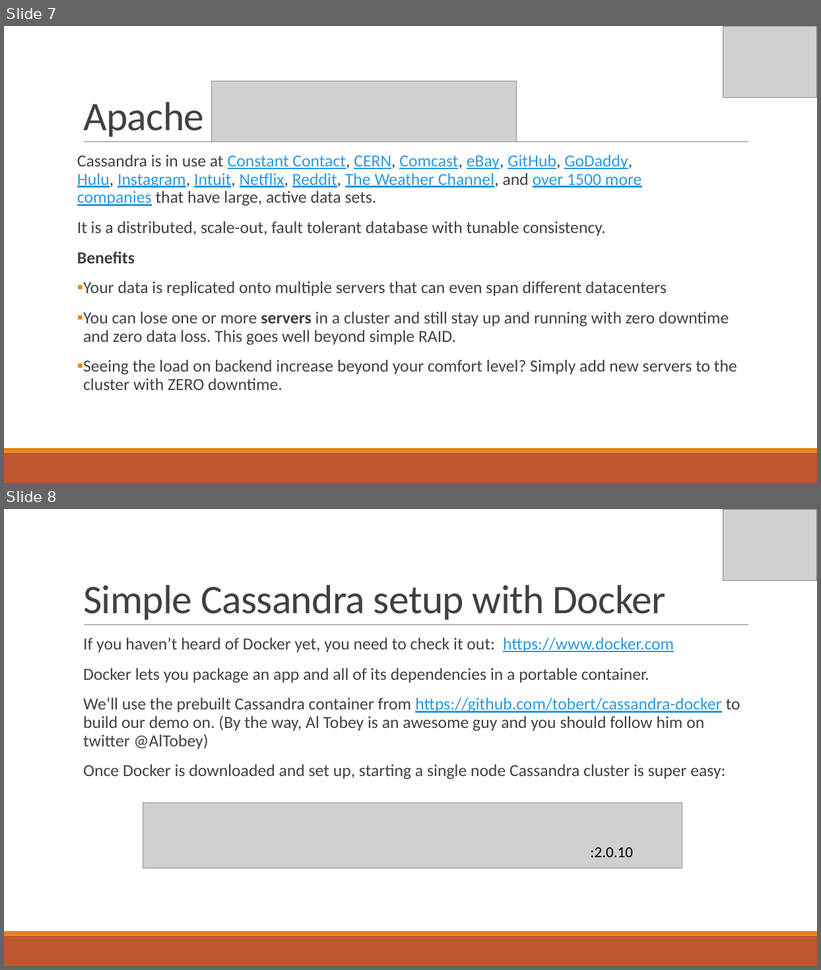
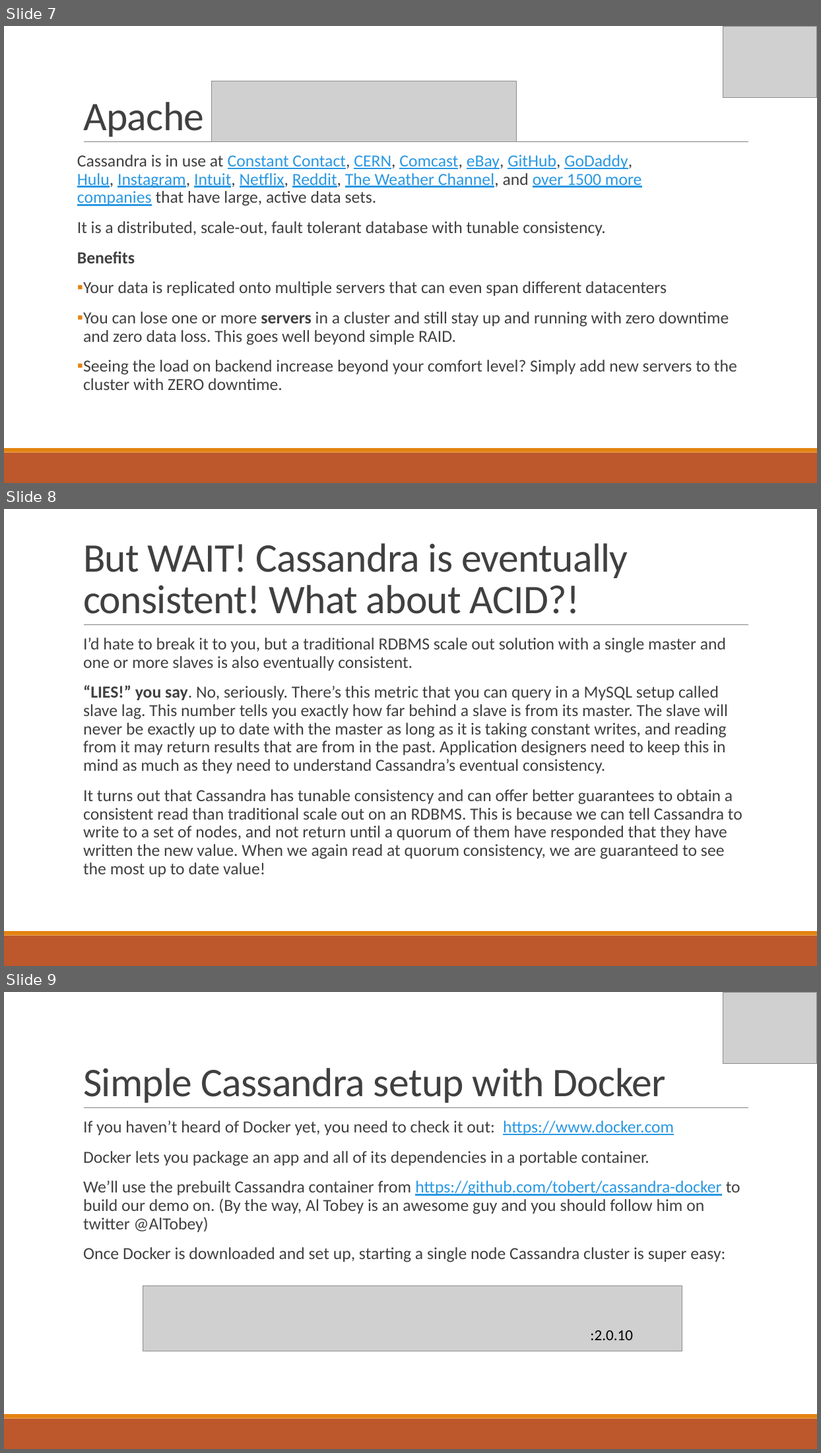
Before and after one commit to IslandzVW/opensim-cql-inventory, a slide deck: presentation/Scaling OpenSimulator Inventory using NoSQL.pptx. Shown one above the other, each under a label of ours: slides 7 and 8 before the commit, slides 7, 8 and 9 after it. The pictures are 821x970 and 821x1453 pixels, drawn with LibreOffice and Linux fonts; fonts in the diff are those of the drawing; grey boxes stand for pictures. Boxes give left, top, right and bottom in pixels: in the first picture for what was removed or moved away, otherwise in the second. Text is boxed around its words. In the diff, an @@ line names an element or a change of style, - is before the commit and + after.

Commit message:
Add a slide regarding eventual consistency

```diff
--- a/presentation/Scaling OpenSimulator Inventory using NoSQL.pptx
+++ b/presentation/Scaling OpenSimulator Inventory using NoSQL.pptx
@@ slide 8 added at bbox=[4, 509, 817, 966], background #FFFFFF; not listed: 3 template elements that a slide beside it also shows @@
@@ title added at bbox=[83, 543, 628, 614], 48 pt, text #404040 @@
+But WAIT! Cassandra is eventually consistent! What about ACID?!
@@ text added at bbox=[83, 638, 743, 877], 20 pt, text #404040 @@
+  I’d hate to break it to you, but a traditional RDBMS scale out solution with a single master and one or more slaves is also eventually consistent.
+  “LIES!” you say. No, seriously. There’s this metric that you can query in a MySQL setup called slave lag. This number tells you exactly how far behind a slave is from its master. The slave will never be exactly up to date with the master as long as it is taking constant writes, and reading from it may return results that are from in the past. Application designers need to keep this in mind as much as they need to understand Cassandra’s eventual consistency.
+  It turns out that Cassandra has tunable consistency and can offer better guarantees to obtain a consistent read than traditional scale out on an RDBMS. This is because we can tell Cassandra to write to a set of nodes, and not return until a quorum of them have responded that they have written the new value. When we again read at quorum consistency, we are guaranteed to see the most up to date value!
@@ what was slide 8 is now slide 9 @@
```
